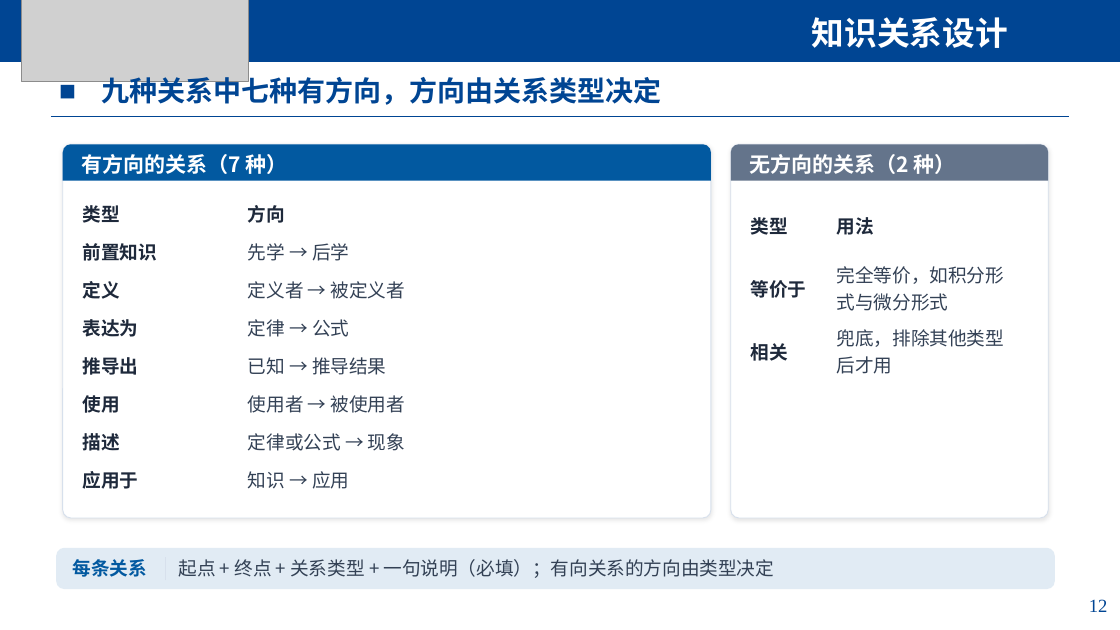
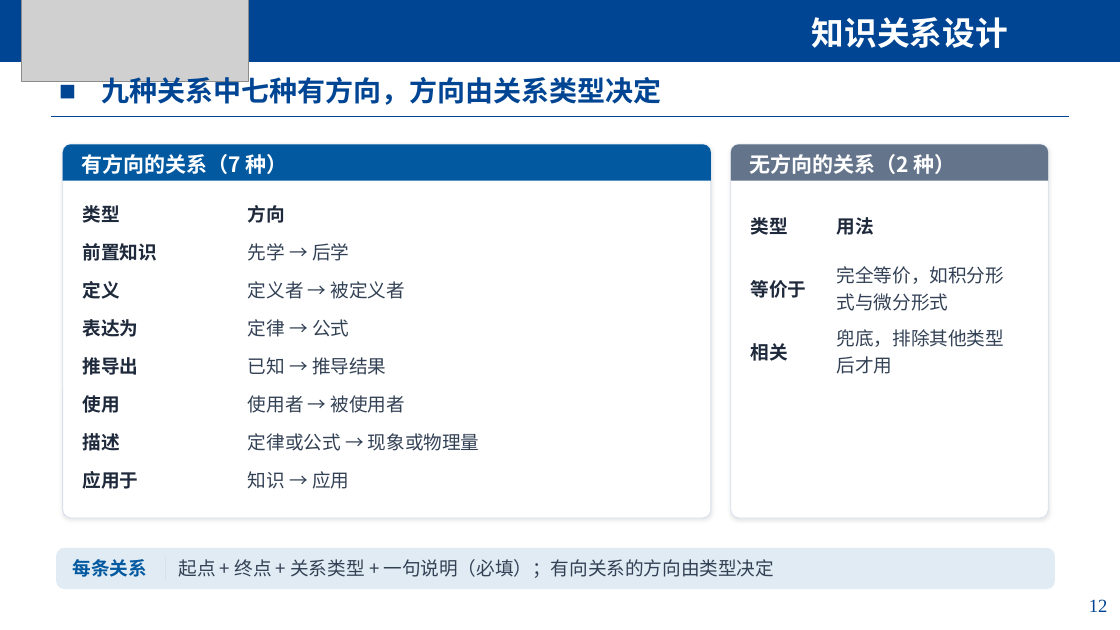
Before and after one commit to yangzz1125/ee-knowledge, a slide deck: slide 12 of reports/data-structure-report/电磁场AI知识图谱汇报-杨国炜-10.7.pptx. Drawn at 1120x630 pixels with LibreOffice and Linux fonts; fonts in the diff are those of the drawing; grey boxes stand for pictures. Boxes give left, top, right and bottom in pixels: in the first picture for what was removed or moved away, otherwise in the second. Text is boxed around its words. In the diff, an @@ line names an element or a change of style, - is before the commit and + after.

```diff
--- a/reports/data-structure-report/电磁场AI知识图谱汇报-杨国炜-10.7.pptx
+++ b/reports/data-structure-report/电磁场AI知识图谱汇报-杨国炜-10.7.pptx
@@ table at bbox=[82, 194, 691, 498] @@
-row 7, column 2: 定律或公式 → 现象
+row 7, column 2: 定律或公式 → 现象或物理量
```
Also in this commit, not shown: 2 other slides changed, 5 other files.
